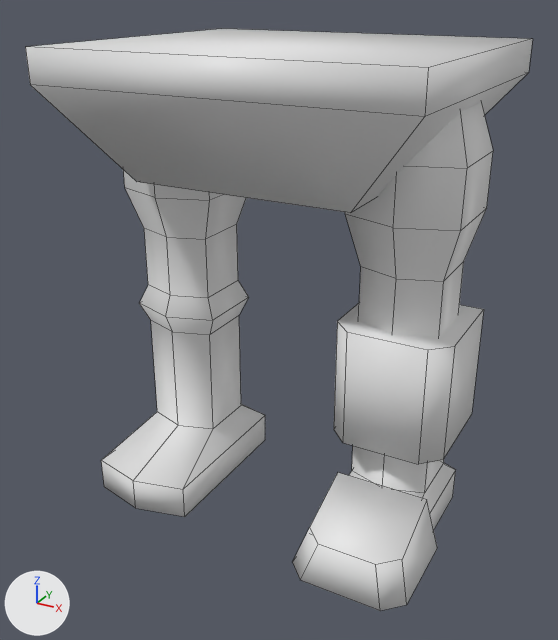
What one commit did to the Blender file 3D/mechs/lower/mech_lower_001.blend.
Rendered twice from a camera (50 mm lens) standing at (2.23, -4.25, 3.4) and looking at (-0.04, -0.13, 1.34). Every picture has the same lights, and +X, +Y and +Z are marked at lower left. Mesh edges are drawn as thin lines.

The first picture shows 'mech_lower_001', 'mech_lower_001_foot', 'mech_lower_001_knee'.
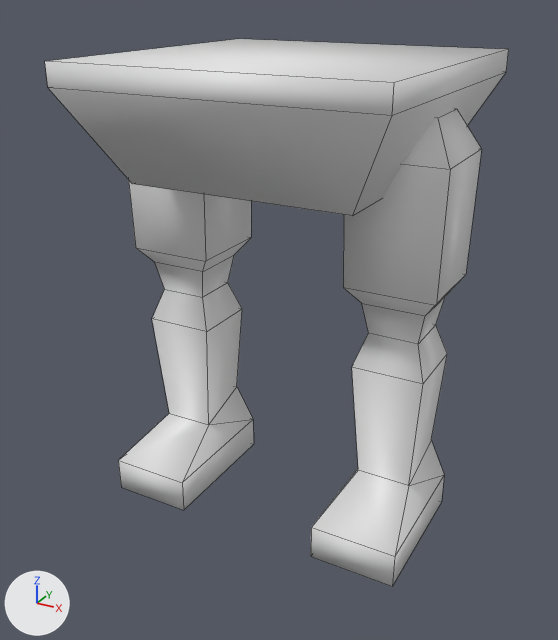
Where the change shows, as pixel boxes [x1, y1, x2, y2] in the pictures (558 x 640 px):
'mech_lower_001', reshaped
    before: [26, 29, 533, 530]
    after: [45, 39, 509, 586]
'mech_lower_001_knee', hidden
    before: [334, 303, 484, 464]
'mech_lower_001_foot', hidden
    before: [293, 472, 437, 611]
part 1 of me_cube_006, rebuilt
    before: [345, 103, 493, 530]
    after: [311, 109, 482, 586]
part 2 of me_cube_006, rebuilt (17% narrower)
    before: [101, 170, 265, 517]
    after: [118, 181, 254, 510]
part 3 of me_cube_006, rebuilt (8% narrower)
    before: [26, 29, 533, 213]
    after: [45, 39, 509, 216]

The change, as a diff of the scene's bpy script:
```diff
--- a/3D/mechs/lower/mech_lower_001.blend.py
+++ b/3D/mechs/lower/mech_lower_001.blend.py
@@ me_cube_004 @@
 me_cube_004.from_pydata(...)  # 12 vertices, 8 faces; spans x -0.369..0.369, y -0.377..0.361, z -2.044..-1.273
 # verts and faces of me_cube_004; kept vertices keep their numbers, new ones are numbered from 12
+# me_cube_004 part 5
+delete_vertices([*range(0, 12)])  # with the faces that use them
@@ me_cube_006 @@
-me_cube_006.from_pydata(...)  # 132 vertices, 122 faces; spans x -1.17..1.15, y -0.99..0.99, z 0.0..3.07
+me_cube_006.from_pydata(...)  # 84 vertices, 82 faces; spans x -1.08..1.08, y -1.0..1.0, z 0.0..3.0
+# me_cube_006 part 1: the loose piece of 60 vertices spanning x 0.47..1.15, y -0.82..0.47, z 0.0..2.82 is rebuilt with 36 vertices and now spans x 0.48..1.08, y -0.68..0.29, z 0.0..2.73
+# me_cube_006 part 2: the loose piece of 60 vertices spanning x -1.17..-0.45, y -0.82..0.47, z 0.0..2.82 is rebuilt with 36 vertices and now spans x -1.08..-0.48, y -0.68..0.29, z 0.0..2.73
+# me_cube_006 part 3: the loose piece of 12 vertices spanning x -1.14..1.14, y -0.99..0.99, z 2.31..3.07 is rebuilt with 12 vertices and now spans x -1.0..1.0, y -1.0..1.0, z 2.3..3.0
@@ me_cube_002 @@
 me_cube_002.from_pydata(...)  # 12 vertices, 8 faces; spans x -0.382..0.382, y -1.161..-0.469, z -0.506..-0.097
 # verts and faces of me_cube_002; kept vertices keep their numbers, new ones are numbered from 12
+# me_cube_002 part 4
+delete_vertices([*range(0, 12)])  # with the faces that use them
+verts[12] = (0.314, -0.894, -0.46)
+verts[13] = (-0.314, -0.894, -0.46)
+verts[14] = (0.314, -0.05, -0.46)
+verts[15] = (-0.314, -0.05, -0.46)
+verts[16] = (0.314, -0.15, 0.038)
+verts[17] = (0.0, -0.173, 0.141)
+verts[18] = (-0.314, -0.15, 0.038)
+verts[19] = (-0.314, -0.918, -0.227)
+verts[20] = (0.0, -0.924, -0.118)
+verts[21] = (0.314, -0.918, -0.227)
+faces += [(13, 15, 18, 19), (12, 14, 15, 13), (12, 13, 19, 20, 21), (12, 21, 16, 14), (16, 21, 20, 17), (17, 20, 19, 18)]
+faces += [(14, 16, 17, 18, 15)]
@@ ob_mech_lower_001_knee @@
 ob_mech_lower_001_knee = bpy.data.objects.new('mech_lower_001_knee', me_cube_004)
-ob_mech_lower_001_knee.location = (0.81, 0.0, 2.756)
+ob_mech_lower_001_knee.location = (0.776, 0.0, 1.4)
+ob_mech_lower_001_knee.hide_set(True)
@@ ob_mech_lower_001_foot @@
 ob_mech_lower_001_foot = bpy.data.objects.new('mech_lower_001_foot', me_cube_002)
-ob_mech_lower_001_foot.location = (0.81, 0.242, 0.526)
+ob_mech_lower_001_foot.location = (0.776, 0.18, 0.472)
+ob_mech_lower_001_foot.hide_set(True)
```
